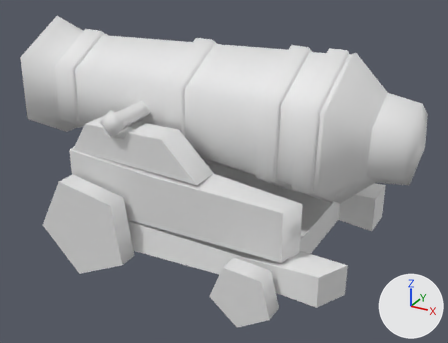
What one commit did to the FBX model Assets/Game/[M]odels/[M]Ship/Cannon.fbx.
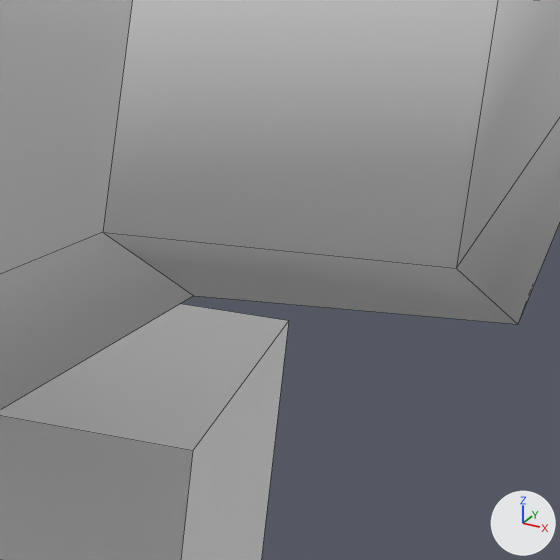
Each version appears first whole from a 50 mm camera at (0.371, -0.69, 0.463) aimed at (-0.004, -0.008, 0.122), and next in a close-up on the part from 79% to 92% of the width and 44% to 61% of the height. The axes (+X, +Y, +Z) are drawn at lower right. The lights are the same throughout. The close-ups show mesh edges as thin lines. Materials are left out; every surface is plain grey. Where no turn or scale is listed for an object, it has been applied to the vertices. Vertices at the same position are counted once.

The first close-up shows 'Cannon_Base', 'Cannon_Shooter'.
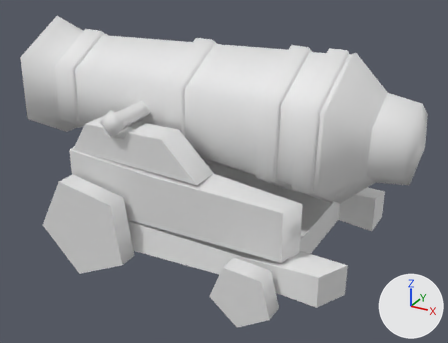
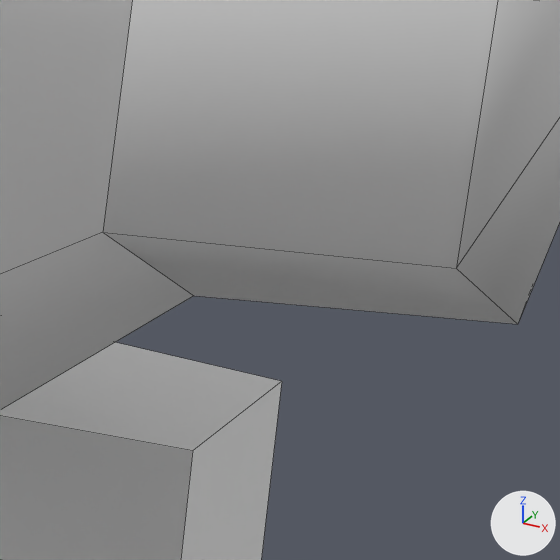
Changed parts and their boxes (x1, y1, x2, y2) in the close-ups (560 x 560 px):
'Cannon_Base', reshaped: before (0, 304, 289, 560); after (0, 342, 282, 560)

What the commit changed:
me_mesh has 144 vertices, 115 faces and spans x -0.203..0.203, y -0.159..0.157, z 0.0..0.203.
me_mesh is used by ob_cannon_base; location (0.0, 0.0, 0.0).
Verts and faces of me_mesh; kept vertices keep their numbers, new ones are numbered from 144.
Before the commit, vertices of me_mesh: 111 (0.184, 0.13, 0.088) at pixel (288, 320).
Part 1, on me_mesh:
Vertex 111 moves to (0.184, 0.13, 0.078), pixel (281, 381).
